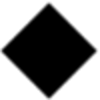
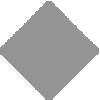
Two versions of the same layered image (100x100). Layer-by-layer changes:
painted on "Плавающий слой" over (0, 1, 99, 100)
